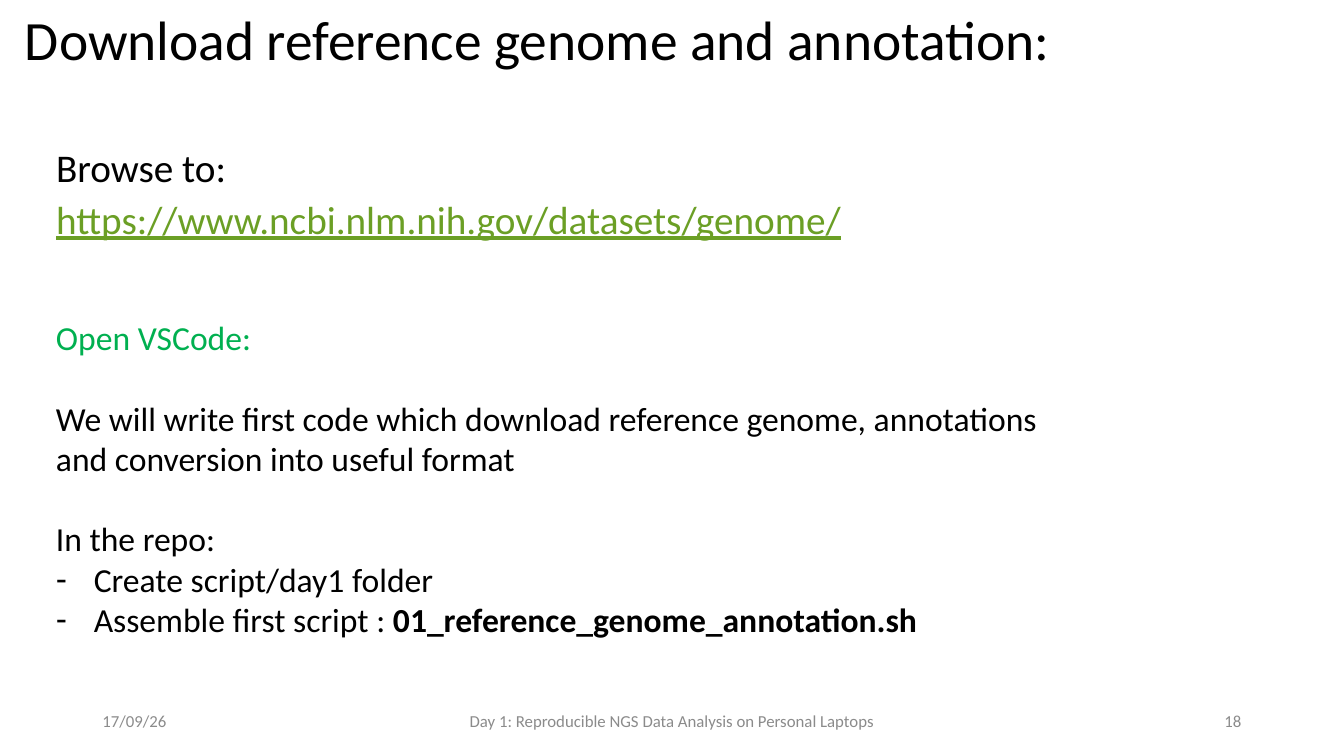
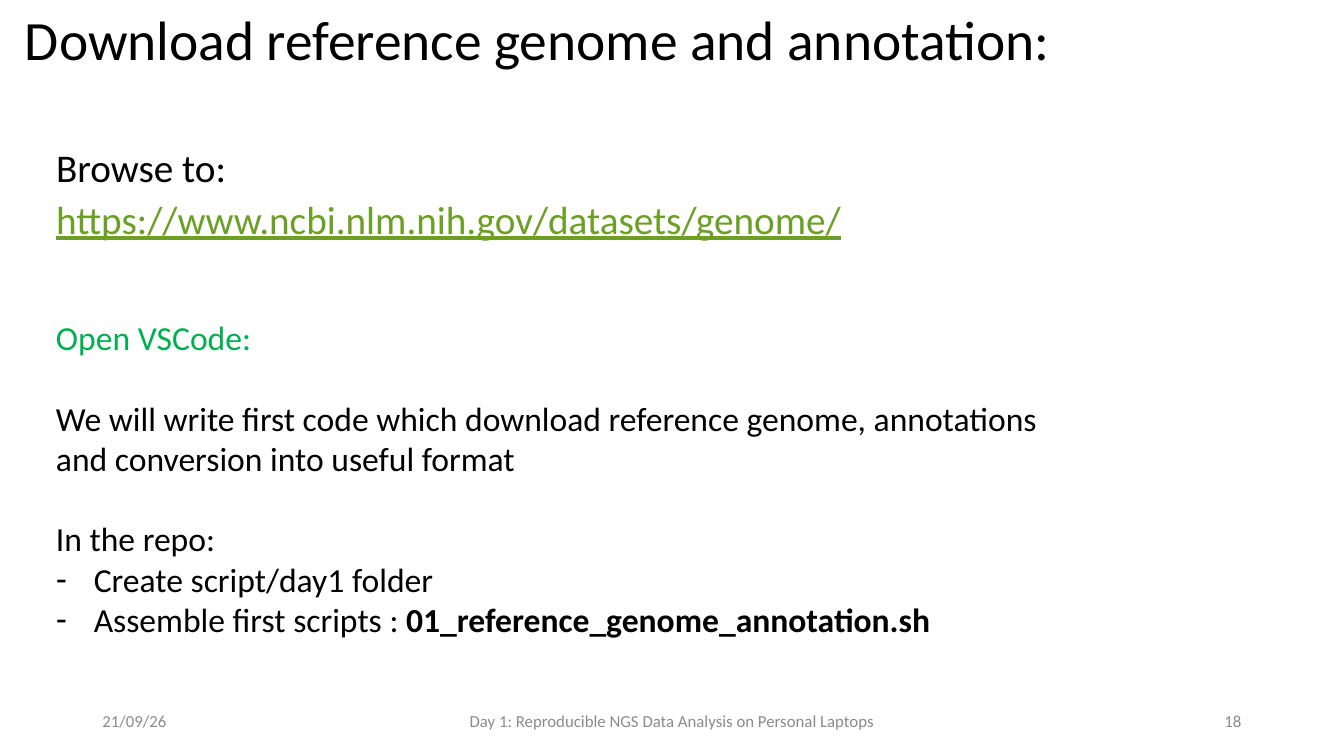
Before and after one commit to fgualdr/reproducible-ngs-workshop, a slide deck: slide 19 of power_point/Day1.pptx. Drawn at 1344x756 pixels with LibreOffice and Linux fonts; fonts in the diff are those of the drawing. Boxes give left, top, right and bottom in pixels: in the first picture for what was removed or moved away, otherwise in the second. Text is boxed around its words. In the diff, an @@ line names an element or a change of style, - is before the commit and + after.

```diff
--- a/power_point/Day1.pptx
+++ b/power_point/Day1.pptx
@@ text at box(94, 608, 930, 638): text changed @@
-– Assemble first script : 01_reference_genome_annotation.sh
+– Assemble first scripts : 01_reference_genome_annotation.sh
@@ text at box(102, 715, 166, 728): text changed @@
-17/09/26
+21/09/26
```
Also in this commit, not shown: 35 other slides changed, 1 slide added, 10 other files.
